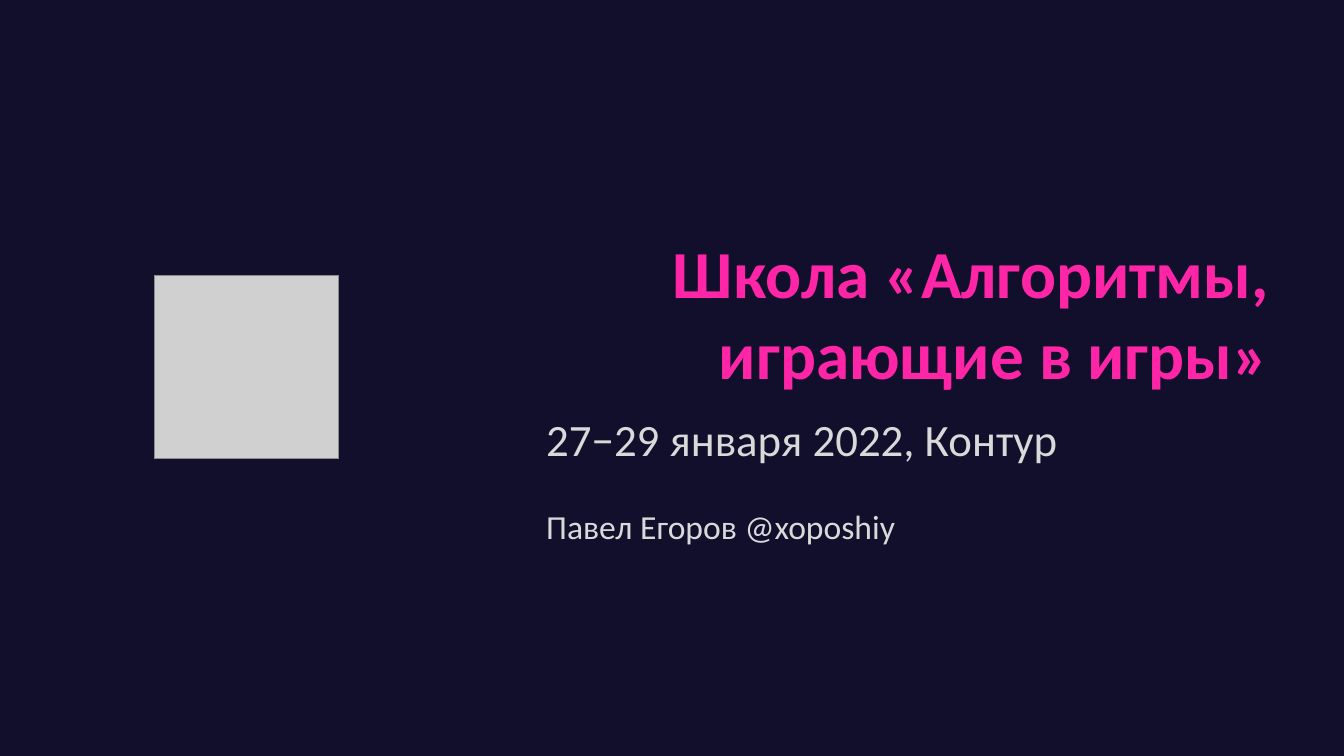
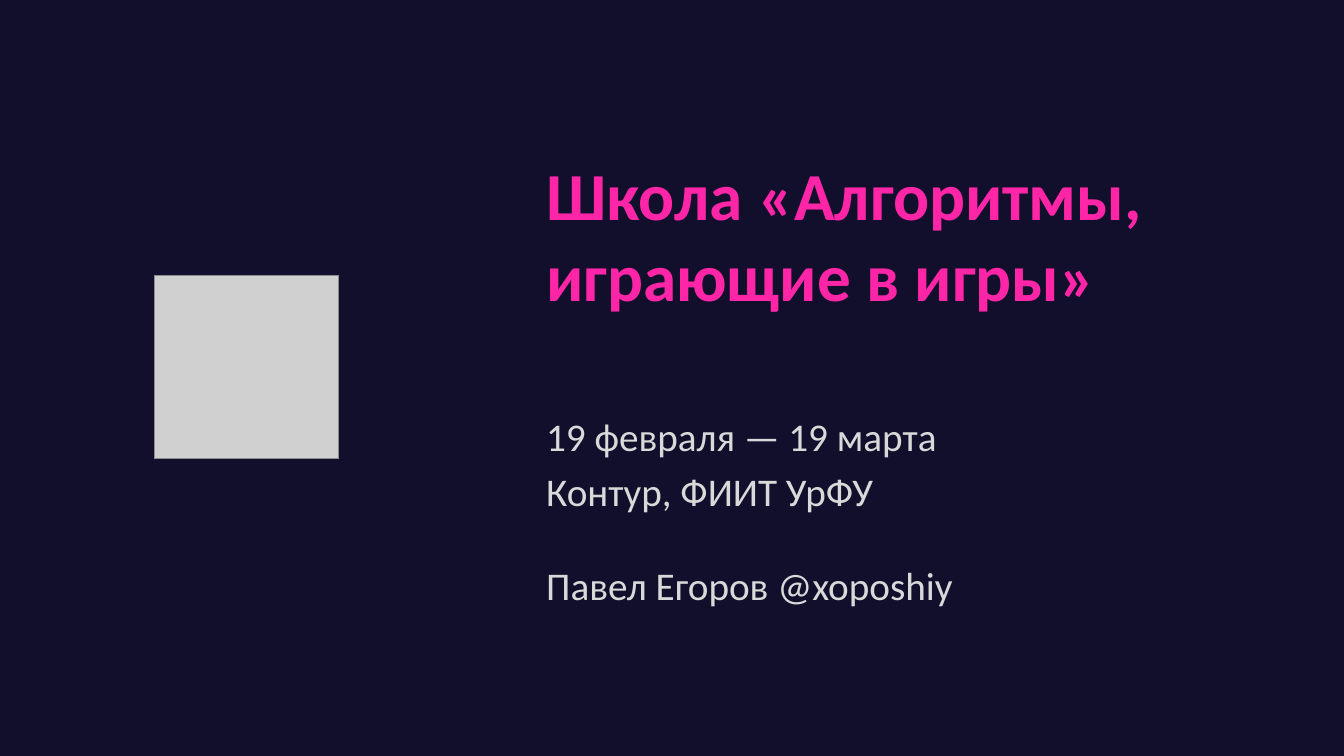
Before and after one commit to game-ai-course/game-ai-school, a slide deck: slide 1 of slides/online_4dx1.5h/day2-greedy.pptx. Drawn at 1344x756 pixels with LibreOffice and Linux fonts; fonts in the diff are those of the drawing; grey boxes stand for pictures; background and template pictures are left out. Boxes give left, top, right and bottom in pixels: in the first picture for what was removed or moved away, otherwise in the second. Text is boxed around its words. In the diff, an @@ line names an element or a change of style, - is before the commit and + after.

```diff
--- a/slides/online_4dx1.5h/day2-greedy.pptx
+++ b/slides/online_4dx1.5h/day2-greedy.pptx
@@ title "Школа «Алгоритмы, играющие в игры»": place and size @@
-title "Школа «Алгоритмы, играющие в игры»" at [673,254,1269,390]
+title "Школа «Алгоритмы, играющие в игры»" at [546,176,1142,312]
@@ title "Школа «Алгоритмы, играющие в игры»" at [546,176,1142,312]: alignment right to left @@
@@ subtitle at [546,424,952,607]: text changed; size 32 to 28 pt @@
-27−29 января 2022, Контур
-Павел Егоров @xoposhiy
+19 февраля — 19 марта
+Контур, ФИИТ УрФУ
+Павел Егоров @xoposhiy
```
Also in this commit, not shown: 8 other slides changed, 5 slides added, 1 slide removed, 1 other file.
